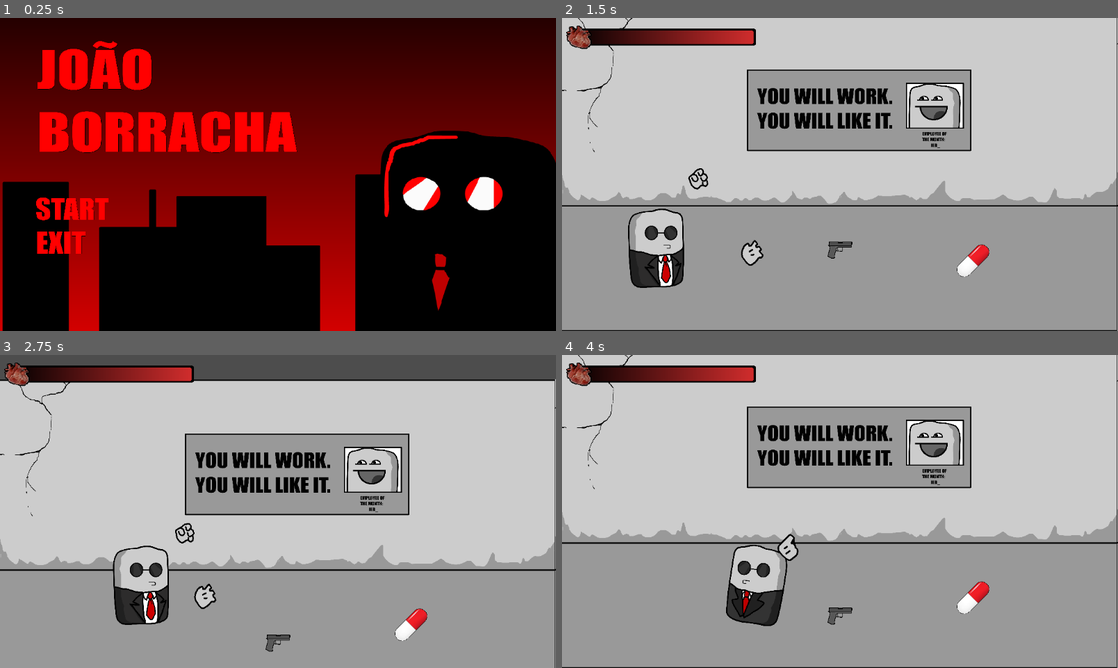
Above: before the commit, frames 1-4 (two rows, left to right).
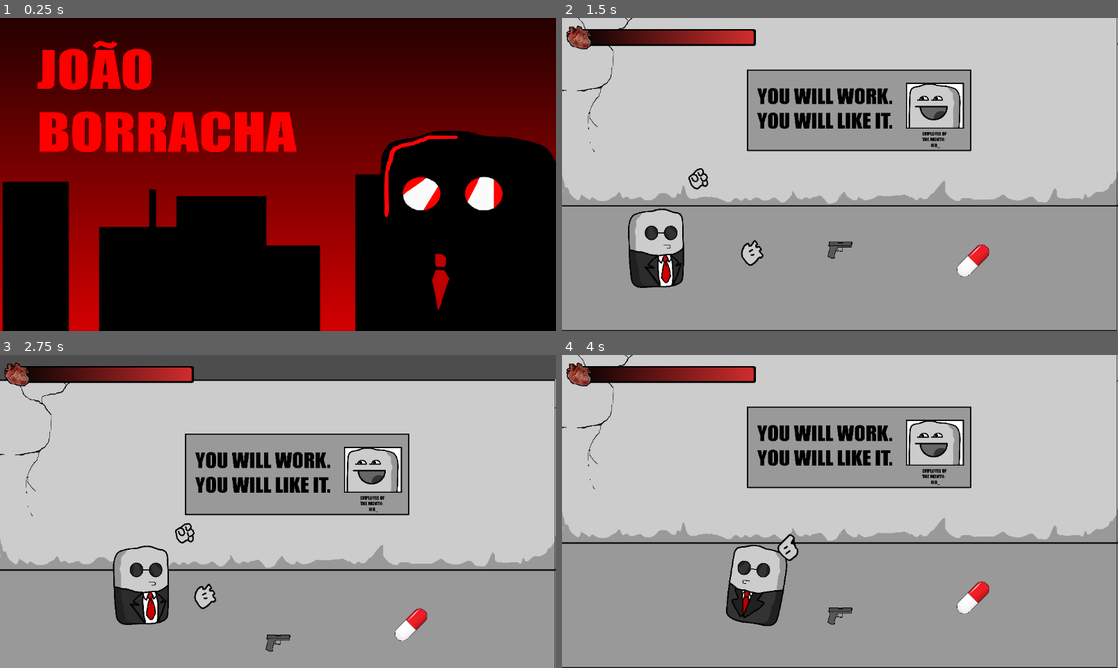
Above: after the commit, the same moments.

Repository: PH1LIPPUS/JoaoBorracha
Game: Godot game, scene res://Sceens/main.tscn
Same seed, same stepped clock (60 frames per second), same inputs: the game is played once before the commit and once after it. This scene is started directly instead of the project's main scene. Video files are missing from this copy of the repository; at most half a second of black plays in their place.
Inputs (mouse positions are in pixels of both pictures, inside the frame that each line leads up to):
- Up to frame 1 (0.25 s): no input
- Up to frame 2 (1.5 s): click (634, 208) at 0.5 s; click (1084, 39) at 1.25 s
- Up to frame 3 (2.75 s): move the mouse to (400, 495) at 2.02 s; hold D (right) from 2.03 s (still down); hold E (pickup) from 2.03 s (still down); tap Space (jump) at 2.27 s
- Up to frame 4 (4 s): move the mouse to (728, 527) at 2.77 s; release E (pickup) at 2.78 s; tap E (pickup) at 2.85, 3.8 s; tap Space (jump) at 3.02 s; move the mouse to (895, 442) at 3.52 s; release D (right) at 3.53 s; hold A (left) from 3.53 s (still down); hold Ctrl (precision_aim) from 3.53 s (still down)

The runs differ from the first frame. In frame 1, 1.1% of the frame differs, in the area x 6-20%, y 57-76%; in frame 2, 0.3%; in frame 3, 0.2%; in frame 4, 0.3%.

Commit message:
hover  letras ahhaha

Diff:
--- a/joaoborracha/Player/player.gd
+++ b/joaoborracha/Player/player.gd
@@ -248,14 +248,9 @@
 	print("Vida: ", barra_de_vida.vida_atual if barra_de_vida else "N/A")
 
 func pickup_weapon():
- # Dynamically load the pistol scene
 	var pistol_scene = load("res://Resources/Guns/Pistol/pistol.tscn")
 
-	# Instantiate the pistol scene
 	var pistol_instance = pistol_scene.instantiate()
 
-	# Call the _on_picked_up method on the instantiated pistol
 	if pistol_instance.has_method("_on_picked_up"):
 		pistol_instance._on_picked_up()
-	else:
-		print("Pistol does not have _on_picked_up method")
--- a/joaoborracha/Player/player.tscn
+++ b/joaoborracha/Player/player.tscn
@@ -194,8 +194,8 @@
 script = ExtResource("9_n471f")
 
 [node name="BarraSprite" type="AnimatedSprite2D" parent="Barra de vida"]
-position = Vector2(184.613, 34.1674)
-scale = Vector2(1.1, 0.867)
+position = Vector2(184.613, 34.6574)
+scale = Vector2(1.1, 0.875523)
 sprite_frames = SubResource("SpriteFrames_m0h3t")
 animation = &"Vida"
 autoplay = "Vida"
--- a/joaoborracha/Sceens/tela_inicial.tscn
+++ b/joaoborracha/Sceens/tela_inicial.tscn
@@ -5,9 +5,33 @@
 [ext_resource type="Script" uid="uid://bd0bl2noky1jn" path="res://Scrips/fundo.gd" id="2_ftdq1"]
 [ext_resource type="Texture2D" uid="uid://vr2r367au6id" path="res://Resources/resources/sprites/ui/menu/city.png" id="3_ftdq1"]
 [ext_resource type="Texture2D" uid="uid://dykgie66otqpi" path="res://Resources/resources/sprites/ui/menu/shadow.png" id="4_qdyyu"]
-[ext_resource type="Texture2D" uid="uid://cl4k2kdqrakky" path="res://Resources/resources/sprites/ui/text/quit.png" id="6_h8kk8"]
-[ext_resource type="Texture2D" uid="uid://copvaw6ffaxsw" path="res://Resources/resources/sprites/ui/text/play.png" id="7_7b5cv"]
 [ext_resource type="Texture2D" uid="uid://bb6ijlg5v3sck" path="res://Resources/resources/sprites/ui/text/logo.png" id="8_7b5cv"]
+
+[sub_resource type="SpriteFrames" id="SpriteFrames_qdyyu"]
+animations = [{
+"frames": [],
+"loop": true,
+"name": &"idle",
+"speed": 5.0
+}, {
+"frames": [],
+"loop": true,
+"name": &"sair",
+"speed": 5.0
+}]
+
+[sub_resource type="SpriteFrames" id="SpriteFrames_h8kk8"]
+animations = [{
+"frames": [],
+"loop": true,
+"name": &"idle",
+"speed": 5.0
+}, {
+"frames": [],
+"loop": true,
+"name": &"play",
+"speed": 5.0
+}]
 
 [node name="Tela inicial" type="Control"]
 layout_mode = 3
@@ -64,20 +88,28 @@
 focus_mode = 0
 flat = true
 
-[node name="Quit2" type="Sprite2D" parent="."]
+[node name="Sair" type="AnimatedSprite2D" parent="."]
 position = Vector2(126.125, 464.813)
 scale = Vector2(0.125583, 0.115669)
-texture = ExtResource("6_h8kk8")
+sprite_frames = SubResource("SpriteFrames_qdyyu")
+animation = &"sair"
+autoplay = "idle"
 
-[node name="Play" type="Sprite2D" parent="."]
+[node name="Play" type="AnimatedSprite2D" parent="."]
 position = Vector2(149.688, 395)
 scale = Vector2(0.1249, 0.114648)
-texture = ExtResource("7_7b5cv")
+sprite_frames = SubResource("SpriteFrames_h8kk8")
+animation = &"play"
+autoplay = "idle"
 
 [node name="Logo" type="Sprite2D" parent="."]
 position = Vector2(346, 171)
 scale = Vector2(0.251349, 0.207315)
 texture = ExtResource("8_7b5cv")
 
+[connection signal="mouse_entered" from="Start" to="." method="_on_start_mouse_entered"]
+[connection signal="mouse_exited" from="Start" to="." method="_on_start_mouse_exited"]
 [connection signal="pressed" from="Start" to="." method="_on_start_pressed"]
+[connection signal="mouse_entered" from="Quit" to="." method="_on_quit_mouse_entered"]
+[connection signal="mouse_exited" from="Quit" to="." method="_on_quit_mouse_exited"]
 [connection signal="pressed" from="Quit" to="." method="_on_quit_pressed"]
--- a/joaoborracha/Scrips/tela_inicial.gd
+++ b/joaoborracha/Scrips/tela_inicial.gd
@@ -1,10 +1,28 @@
 extends Control
 
+@onready var sair: AnimatedSprite2D = $Sair
+@onready var play: AnimatedSprite2D = $Play
 
 
 func _on_start_pressed() -> void:
-	print("aaa")
 	get_tree().change_scene_to_file("res://Sceens/cutsceen.tscn")
 
 func _on_quit_pressed() -> void:
 	get_tree().quit()
+
+
+
+
+func _on_start_mouse_entered() -> void:
+	play.play("idle")
+
+func _on_start_mouse_exited() -> void:
+	play.play("sair")
+
+
+func _on_quit_mouse_entered() -> void:
+	sair.play("idle")
+
+
+func _on_quit_mouse_exited() -> void:
+	sair.play("sair")
